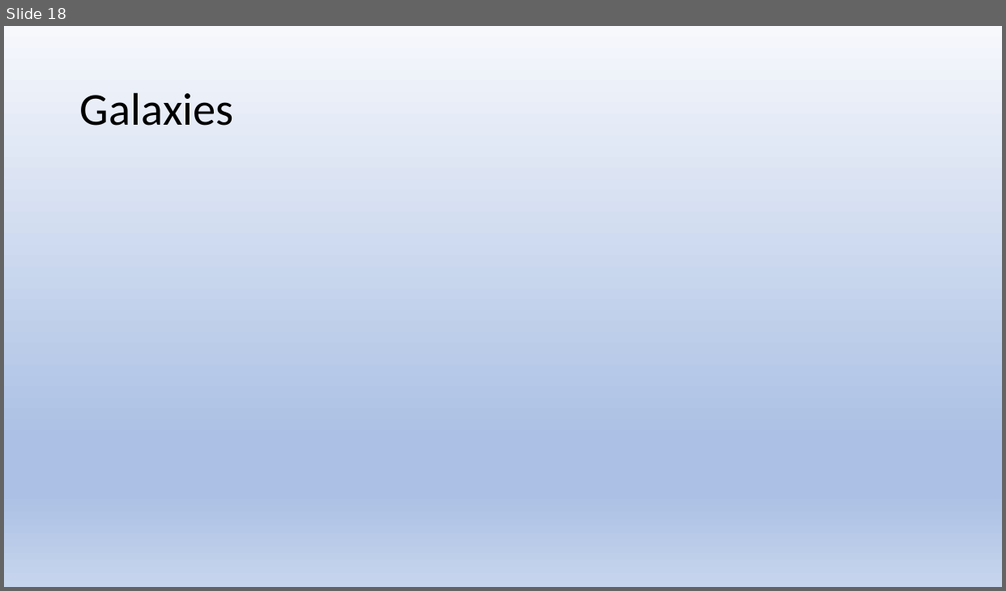
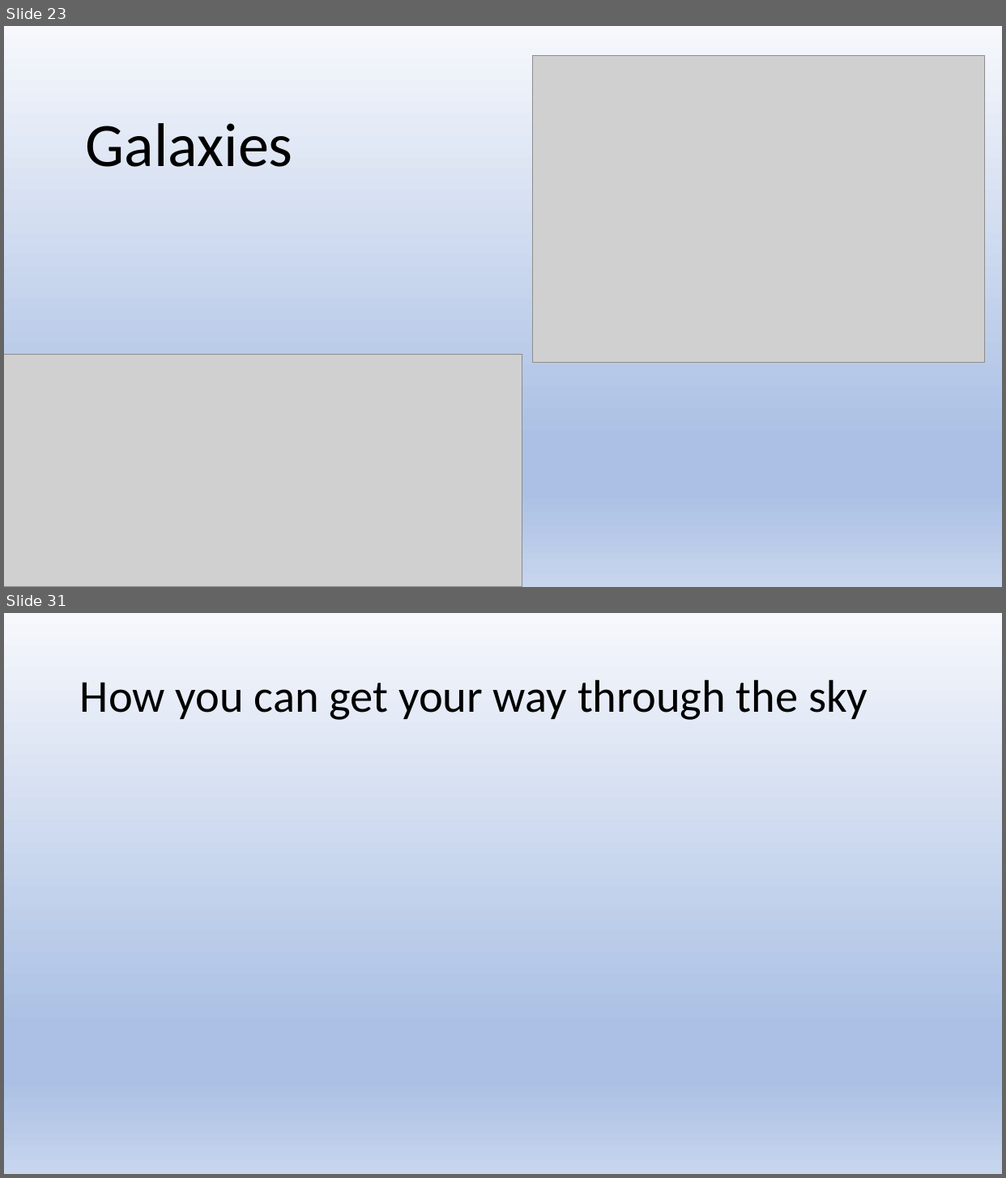
Before and after one commit to girishsukukumar/General, a slide deck: astronomy-kids.pptx. Shown one above the other, each under a label of ours: slide 18 before the commit, slides 23 and 31 after it; the slides between them are not shown. The pictures are 1006x591 and 1006x1178 pixels, drawn with LibreOffice and Linux fonts; fonts in the diff are those of the drawing; grey boxes stand for pictures. Boxes give left, top, right and bottom in pixels: in the first picture for what was removed or moved away, otherwise in the second. Text is boxed around its words. In the diff, an @@ line names an element or a change of style, - is before the commit and + after.

```diff
--- a/astronomy-kids.pptx
+++ b/astronomy-kids.pptx
@@ slide 31 added at <box>4,613,1002,1174</box>, background gradient #F6F8FC to #ABC0E4 to #C7D5ED @@
@@ title added at <box>80,679,867,720</box>, 44 pt, text #000000 @@
+How you can get your way through the sky
@@ what was slide 18 is now slide 23 @@
@@ slide 23 changed as well @@
@@ picture added at <box>533,56,984,363</box> @@
@@ title "Galaxies": place and size @@
-title "Galaxies" at <box>80,92,234,126</box>
+title "Galaxies" at <box>86,123,293,167</box>
@@ title "Galaxies" at <box>86,123,293,167</box>: size 44 to 59.4 pt @@
@@ picture added at <box>4,355,522,587</box> @@
```
Also in this commit, not shown: 9 other slides changed, 14 other slides added, 3 slides removed.
